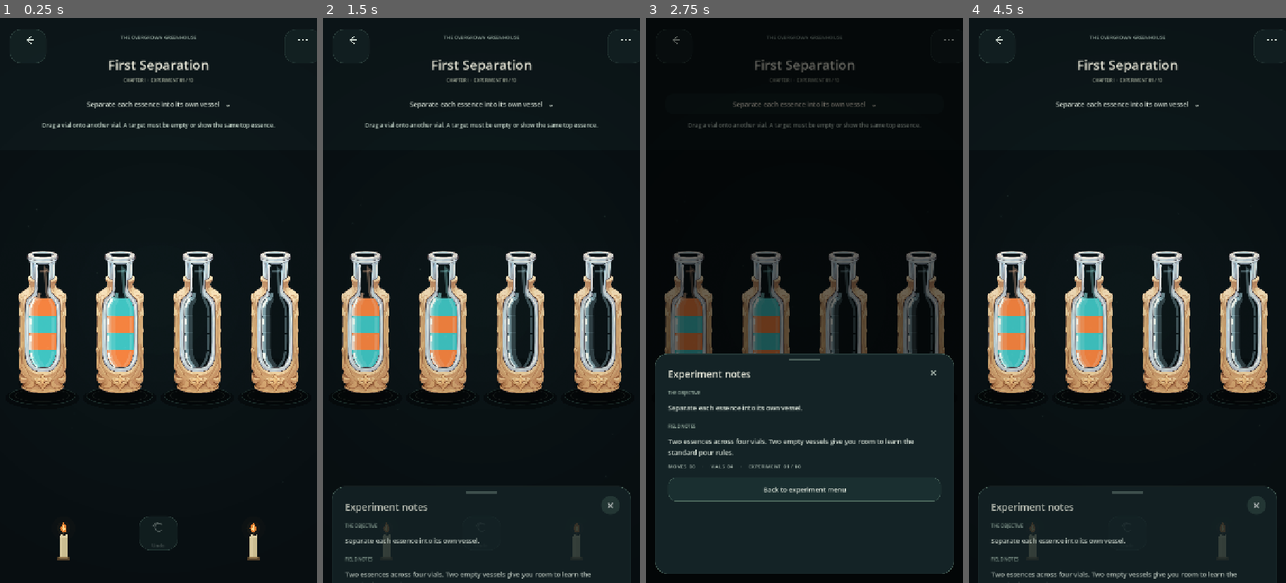
Above: before the commit, frames 1-4 (left to right).
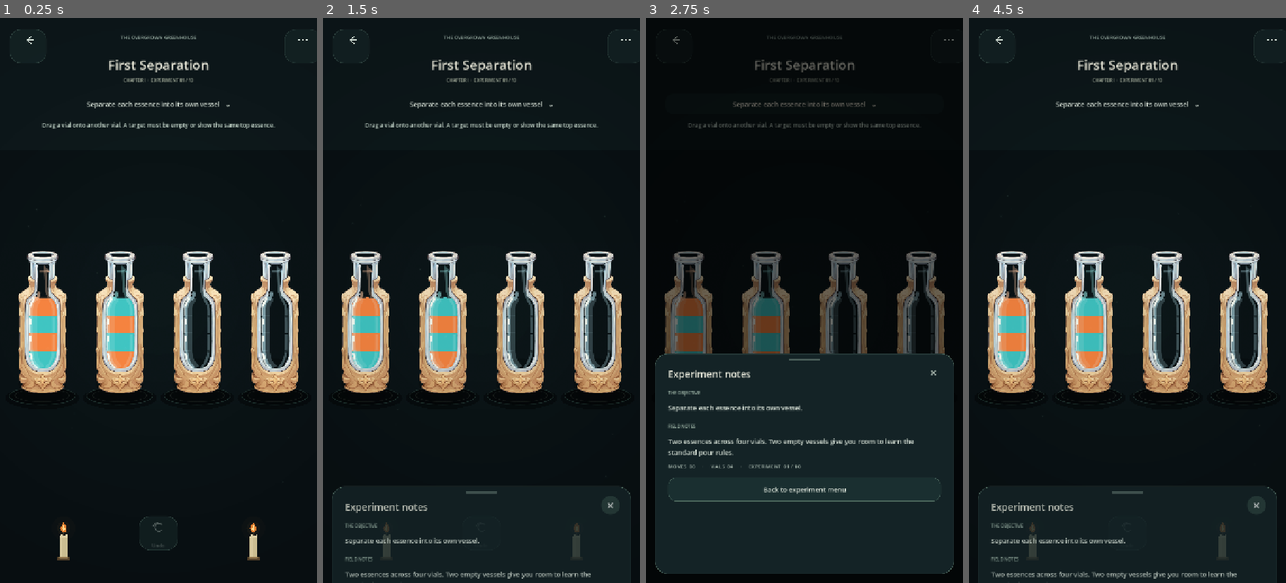
Above: after the commit, the same moments.

Repository: Kryodo/spell-sort-game
Game: Godot game, scene res://scenes/dark_sorting_slots_prototype.tscn
Two runs of this game, one before a commit and one after it. Both use one fixed random seed, a clock stepped at 60 frames per second and the inputs below. This scene is started directly instead of the project's main scene.
Inputs:
- Up to frame 1 (0.25 s): no input
- Up to frame 2 (1.5 s): click "Separate each essence into it…" at 0.5 s; click "×" at 1.25 s
- Up to frame 3 (2.75 s): click "Separate each essence into it…" at 2 s
- Up to frame 4 (4.5 s): click "×" at 2.75 s; click "Separate each essence into it…" at 3.5 s; click "×" at 4.25 s

The runs differ from the first frame. In frame 1, 0.9% of the frame differs, in the area x 9-92%, y 44-62%; in frame 2, 0.9%; in frame 3, 0.2%; in frame 4, 0.9%.

Commit message:
Use Vial Base V1.2 as default vessel artwork

Diff:
--- a/scripts/asset_fantasy_alchemy_bottle.gd
+++ b/scripts/asset_fantasy_alchemy_bottle.gd
@@ -3,7 +3,7 @@
 ## One complete illustration per vial. The transparent inner chamber is analysed
 ## once per texture; every essence layer then shares the resulting body profile.
 
-const DEFAULT_VIAL_ART: Texture2D = preload("res://assets/bottles/SpellSort_Vial_Base_V1.1.png")
+const DEFAULT_VIAL_ART: Texture2D = preload("res://assets/bottles/SpellSort_Vial_Base_V1.2.png")
 
 const ALPHA_CUTOFF := 0.14
 const SCAN_TOP_RATIO := 0.16
